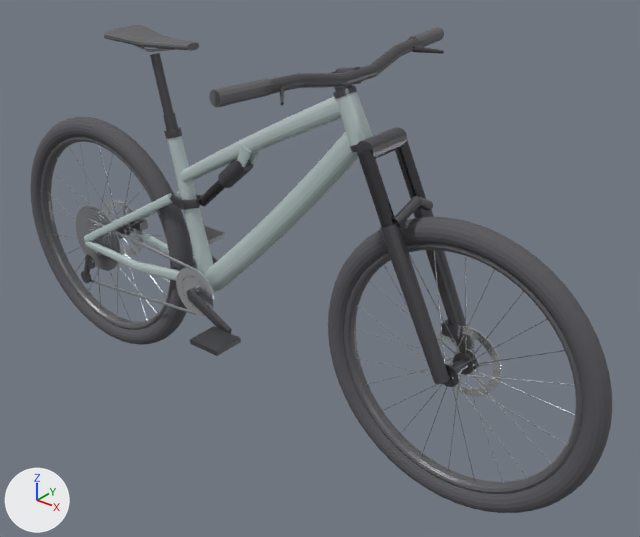
The glTF model docs/models/pinkbike-santa-cruz-tallboy.glb as it was, and as the next commit left it.
The view is the same before and after, from a 50 mm camera at (1.448, -1.538, 1.453) aimed at (0.153, 0.081, 0.449). Every picture has the same lights, and +X, +Y and +Z are marked at lower left. The picture after the commit comes second. Vertices at exactly the same position are counted once.

Before the edit, the objects in view are built like this:
```python
ob_fork_crown = bpy.data.objects.new('fork_crown', me_fork_crown)
ob_fork_crown.location = (0.0, 0.0, 0.0)
ob_fork_lowers = bpy.data.objects.new('fork_lowers', me_fork_lowers)
ob_fork_lowers.location = (0.0, 0.0, 0.0)
ob_fork_stanchions = bpy.data.objects.new('fork_stanchions', me_fork_stanchions)
ob_fork_stanchions.location = (0.0, 0.0, 0.0)
ob_frame_downtube = bpy.data.objects.new('frame_downtube', me_frame_downtube)
ob_frame_downtube.location = (0.0, 0.0, 0.0)
ob_front_wheel_rim = bpy.data.objects.new('front_wheel_rim', me_front_wheel_rim)
ob_front_wheel_rim.location = (0.0, 0.0, 0.0)
ob_front_wheel_tire = bpy.data.objects.new('front_wheel_tire', me_front_wheel_tire)
ob_front_wheel_tire.location = (0.0, 0.0, 0.0)
# also in view: 'saddle_shell' at (-0.313, 0.0, 0.989); 'front_wheel_spokes' at (0.614, 0.0, 0.363); 'drivetrain_crankset' at (-0.18, 0.0, 0.328); 'cockpit_riser_bar' at (0.301, 0.0, 1.005); 'rear_wheel_rim' at (-0.614, 0.0, 0.363)
```
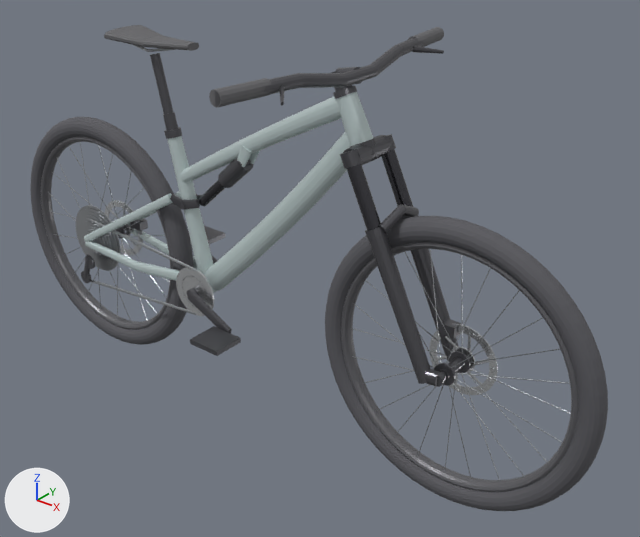
The newer file is also turned or shifted as a whole; pictures and numbers use the older file's frame.

Location of each change, (x1, y1, x2, y2) in pixels of the pictures (640 x 537 px; the box of a moved part takes in the faces that stretch with it):
'front_wheel_tire', moved
    before: (328, 217, 612, 513)
    after: (325, 216, 608, 511)
'fork_lowers', reshaped
    before: (380, 196, 476, 384)
    after: (365, 204, 459, 387)
'front_wheel_rim', moved
    before: (344, 244, 582, 494)
    after: (341, 242, 578, 492)
'fork_stanchions', moved, rescaled (7% shorter)
    before: (357, 140, 426, 227)
    after: (346, 149, 413, 230)
'fork_crown', reshaped
    before: (356, 127, 407, 158)
    after: (340, 134, 396, 168)
part 5 of me_fork_lowers, moved or reshaped
    before: (413, 208, 476, 355)
    after: (410, 249, 459, 361)
part 6 of me_fork_lowers, moved or reshaped
    before: (380, 223, 450, 384)
    after: (369, 234, 430, 384)
part 7 of me_fork_lowers, added
    after: (437, 372, 446, 387)
part 8 of me_fork_lowers, added
    after: (365, 227, 387, 240)
part 9 of me_fork_lowers, added
    after: (424, 368, 440, 386)
part 10 of me_fork_lowers, added
    after: (379, 204, 419, 234)
part 11 of me_fork_lowers, deleted
    before: (393, 196, 433, 227)

Patch to the scene script:
```diff
--- a/docs/models/pinkbike-santa-cruz-tallboy.glb.py
+++ b/docs/models/pinkbike-santa-cruz-tallboy.glb.py
@@ me_front_wheel_tire @@
-me_front_wheel_tire.from_pydata(...)  # 1008 vertices, 2016 faces; spans x 0.25..0.978, y -0.028..0.028, z 0.0..0.727
+me_front_wheel_tire.from_pydata(...)  # 1008 vertices, 2016 faces; spans x 0.241..0.968, y -0.028..0.028, z 0.0..0.727
+# me_front_wheel_tire part 1: the whole mesh is moved by (-0.01, 0.0, 0.0)
 me_front_wheel_tire.materials.append(mat_rubber_tire_matte)
@@ me_front_wheel_rim @@
-me_front_wheel_rim.from_pydata(...)  # 624 vertices, 1248 faces; spans x 0.3..0.928, y -0.019..0.019, z 0.049..0.678
+me_front_wheel_rim.from_pydata(...)  # 624 vertices, 1248 faces; spans x 0.29..0.919, y -0.019..0.019, z 0.049..0.678
+# me_front_wheel_rim part 2: the whole mesh is moved by (-0.01, 0.0, 0.0)
 me_front_wheel_rim.materials.append(mat_rim_carbon_satin)
@@ me_fork_crown @@
-me_fork_crown.from_pydata(...)  # 110 vertices, 212 faces; spans x 0.3348..0.413, y -0.064..0.064, z 0.8129..0.8749
+me_fork_crown.from_pydata(...)  # 311 vertices, 604 faces; spans x 0.3144..0.3807, y -0.0844..0.0844, z 0.8017..0.8532
+# me_fork_crown part 3: 110 vertices removed from x 0.3348..0.413, y -0.064..0.064, z 0.8129..0.8749; 311 vertices added at x 0.3144..0.3807, y -0.0844..0.0844, z 0.8017..0.8532
 me_fork_crown.materials.append(mat_anodized_dark_alloy)
@@ me_fork_stanchions @@
-me_fork_stanchions.from_pydata(...)  # 148 vertices, 288 faces; spans x 0.375..0.475, y -0.081..0.081, z 0.696..0.86
+me_fork_stanchions.from_pydata(...)  # 148 vertices, 288 faces; spans x 0.342..0.44, y -0.081..0.081, z 0.67..0.832
+# me_fork_stanchions part 4: the whole mesh is scaled about its middle by (0.985, 1, 0.982), then moved by (-0.034, 0.0, -0.027)
 me_fork_stanchions.materials.append(mat_stanchion_black)
@@ me_fork_lowers @@
-me_fork_lowers.from_pydata(...)  # 222 vertices, 432 faces; spans x 0.44..0.63, y -0.085..0.085, z 0.356..0.756
+me_fork_lowers.from_pydata(...)  # 490 vertices, 944 faces; spans x 0.402..0.619, y -0.085..0.085, z 0.342..0.727
+# me_fork_lowers part 5: the loose piece of 92 vertices spanning x 0.44..0.63, y 0.042..0.085, z 0.356..0.712 is multiplied about its middle by the matrix ((0.966, -0.002, 0.0), (0.002, 0.966, -0.005), (0.0, 0.005, 0.966)), then moved by (-0.037, 0.001, -0.02)
+# me_fork_lowers part 6: the loose piece of 92 vertices spanning x 0.44..0.63, y -0.085..-0.042, z 0.356..0.712 is multiplied about its middle by the matrix ((0.966, 0.002, 0.0), (-0.002, 0.966, 0.005), (0.0, -0.005, 0.966)), then moved by (-0.037, -0.001, -0.02)
+# me_fork_lowers part 7: a new loose piece, a 16-sided cylinder along y spanning x 0.59..0.619, y -0.066..-0.052, z 0.349..0.379, in mat_anodized_dark_alloy (dark grey #606065)
+# me_fork_lowers part 8: a new loose piece of 56 vertices spanning x 0.402..0.45, y -0.085..-0.043, z 0.657..0.693, in mat_anodized_dark_alloy (dark grey #606065)
+# me_fork_lowers part 9: a new loose piece of 44 vertices spanning x 0.567..0.606, y -0.077..-0.046, z 0.345..0.38, in mat_anodized_dark_alloy (dark grey #606065)
+# me_fork_lowers part 10: a new loose piece of 38 vertices spanning x 0.429..0.461, y -0.069..0.069, z 0.674..0.727, in mat_anodized_dark_alloy (dark grey #606065)
+# me_fork_lowers part 11: the loose piece of 38 vertices spanning x 0.466..0.499, y -0.069..0.07, z 0.7..0.756 is deleted
+# other edits to the shape of me_fork_lowers do not show in these pictures
 me_fork_lowers.materials.append(mat_anodized_dark_alloy)
```
